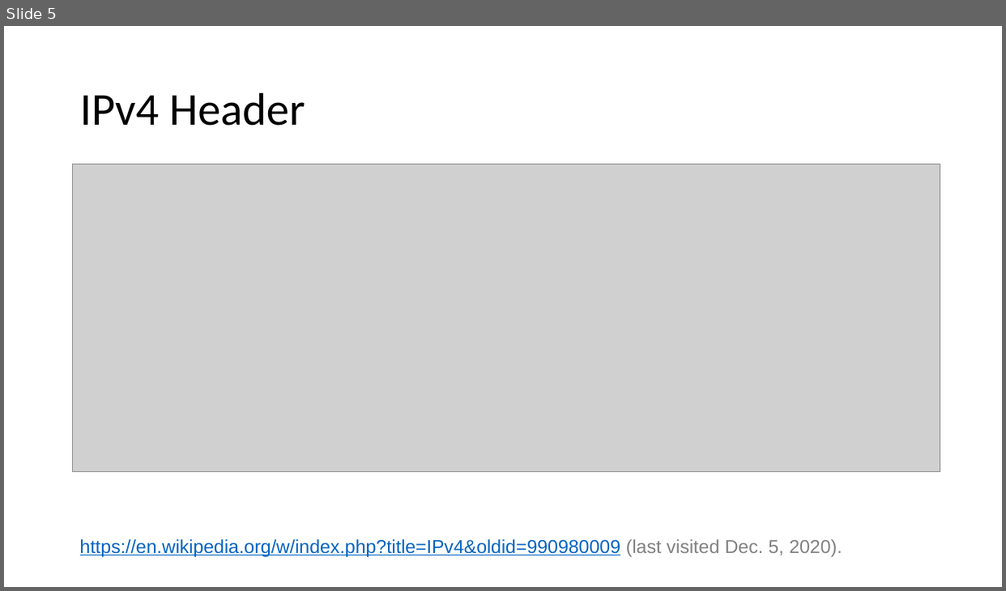
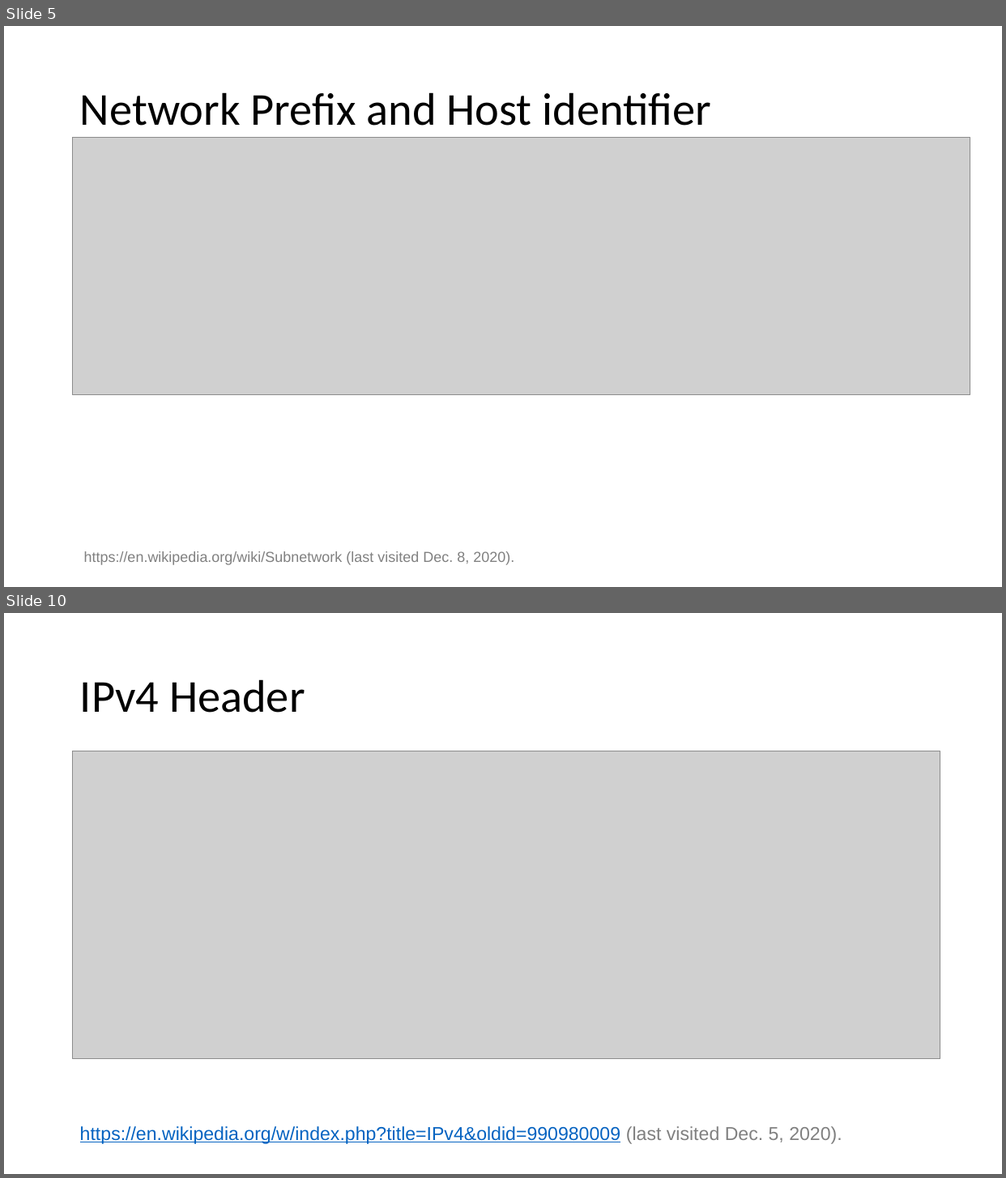
Before and after one commit to CS3550/Fall2020, a slide deck: The Internet Protocol.pptx. Shown one above the other, each under a label of ours: slide 5 before the commit, slides 5 and 10 after it; the slides between them are not shown. The pictures are 1006x591 and 1006x1178 pixels, drawn with LibreOffice and Linux fonts; fonts in the diff are those of the drawing; grey boxes stand for pictures. Boxes give left, top, right and bottom in pixels: in the first picture for what was removed or moved away, otherwise in the second. Text is boxed around its words. In the diff, an @@ line names an element or a change of style, - is before the commit and + after.

```diff
--- a/The Internet Protocol.pptx
+++ b/The Internet Protocol.pptx
@@ slide 5 added at bbox=[4, 26, 1002, 587], background #FFFFFF @@
@@ title added at bbox=[80, 92, 712, 126], 44 pt, text #000000 @@
+Network Prefix and Host identifier
@@ picture added at bbox=[73, 138, 970, 396] @@
@@ text added at bbox=[84, 552, 514, 565], 14 pt, text #808080 @@
+https://en.wikipedia.org/wiki/Subnetwork (last visited Dec. 8, 2020).
@@ what was slide 5 is now slide 10 @@
```
Also in this commit, not shown: 5 other slides added.
